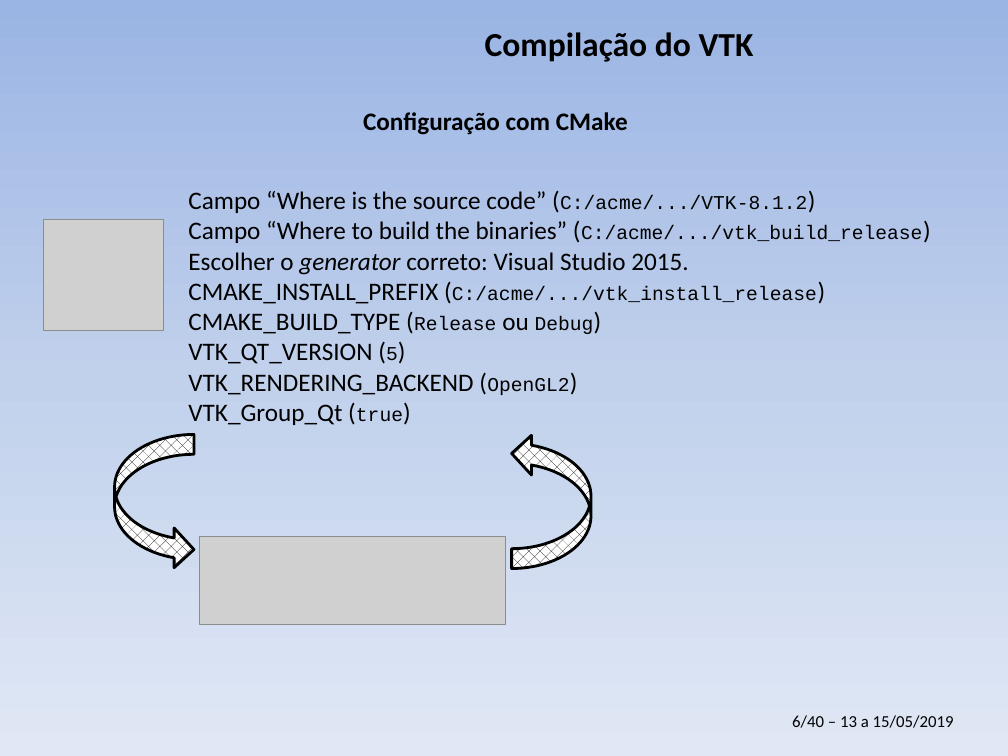
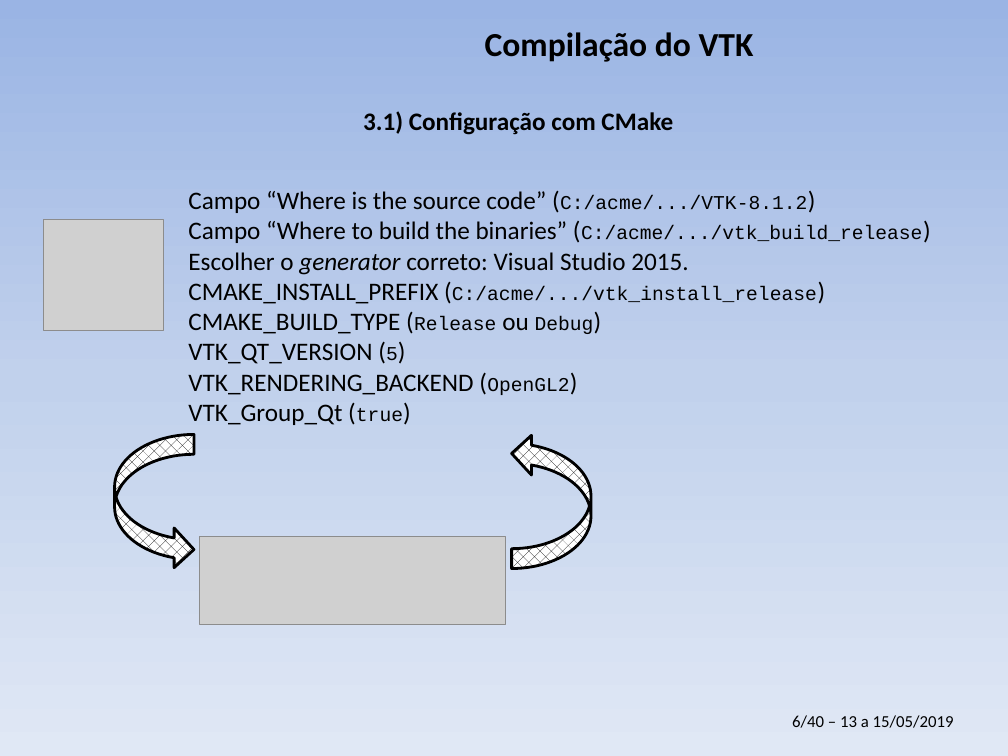
Before and after one commit to PauloCarvalhoRJ/cursoVTKgeo, a slide deck: slide 6 of aulas_3dias/slides_3dias.pptx. Drawn at 1008x756 pixels with LibreOffice and Linux fonts; fonts in the diff are those of the drawing; grey boxes stand for pictures; background and template pictures are left out. Boxes give left, top, right and bottom in pixels: in the first picture for what was removed or moved away, otherwise in the second. Text is boxed around its words. In the diff, an @@ line names an element or a change of style, - is before the commit and + after.

```diff
--- a/aulas_3dias/slides_3dias.pptx
+++ b/aulas_3dias/slides_3dias.pptx
@@ text at (363,111,673,135): text changed @@
-Configuração com CMake
+3.1) Configuração com CMake
```
Also in this commit, not shown: 8 other slides changed, 16 slides added.
